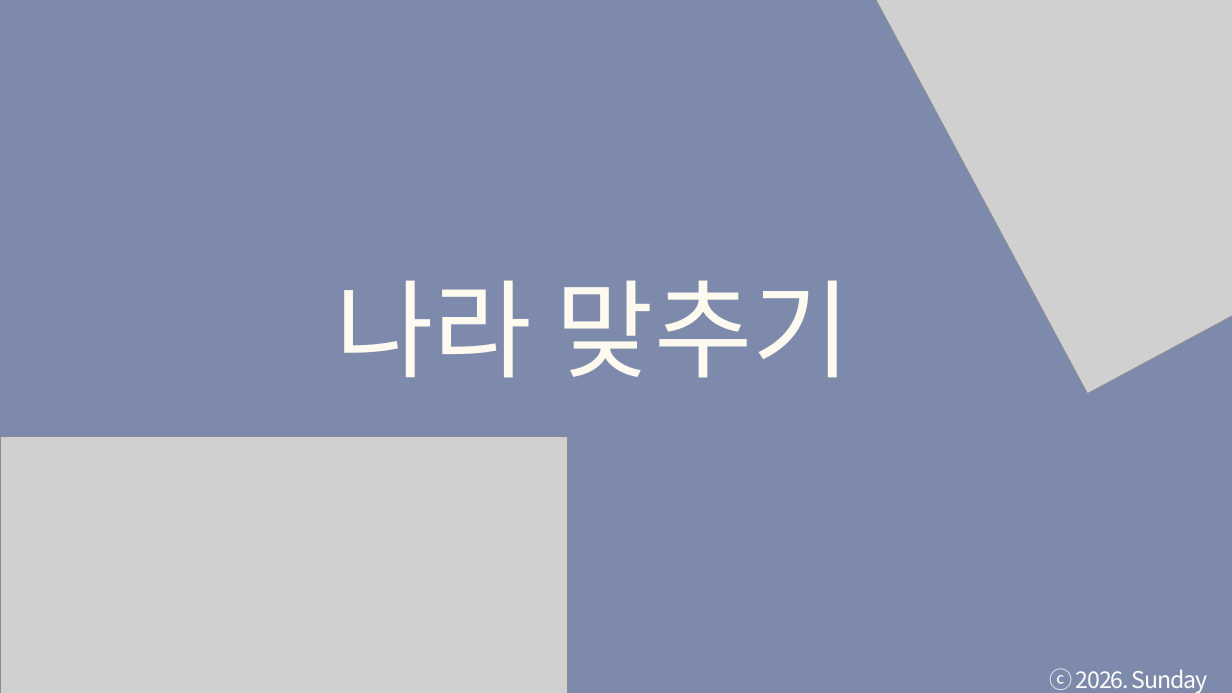
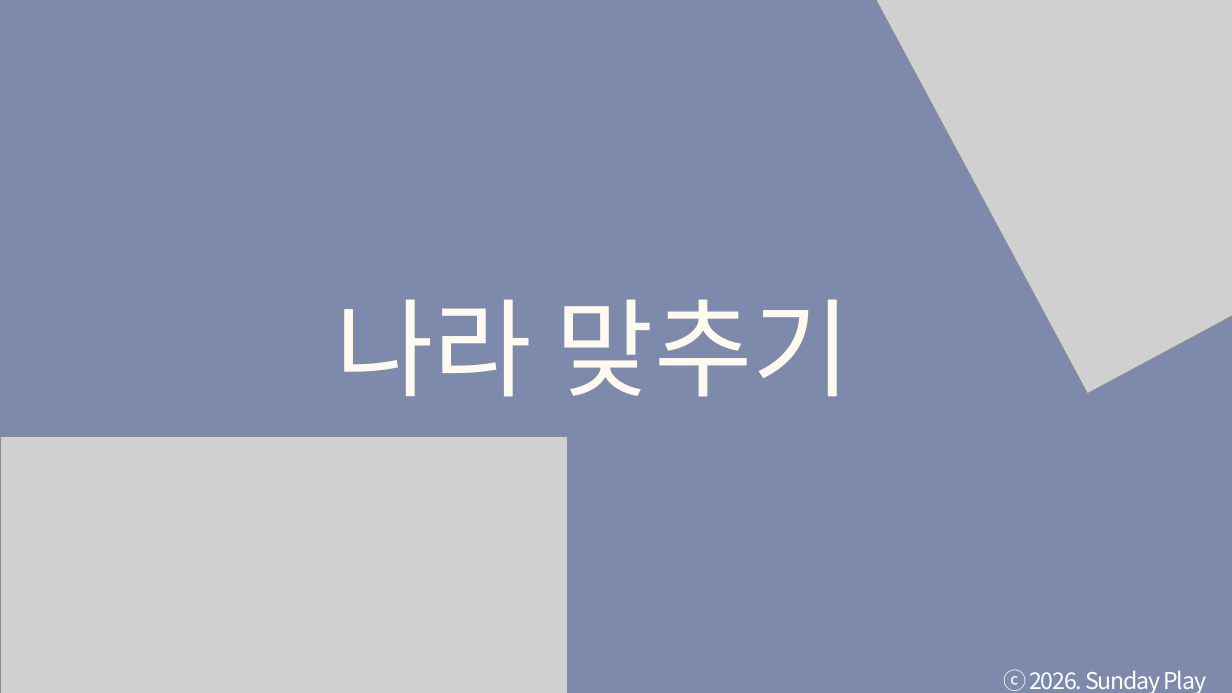
Before and after one commit to tkdgns25300/sunday_play, a slide deck: slide 1 of public/downloads/games/flag-quiz/rules.pptx. Drawn at 1232x693 pixels with LibreOffice and Linux fonts; fonts in the diff are those of the drawing; grey boxes stand for pictures. Boxes give left, top, right and bottom in pixels: in the first picture for what was removed or moved away, otherwise in the second. Text is boxed around its words. In the diff, an @@ line names an element or a change of style, - is before the commit and + after.

```diff
--- a/public/downloads/games/flag-quiz/rules.pptx
+++ b/public/downloads/games/flag-quiz/rules.pptx
@@ text "나라 맞추기": place and size @@
-text "나라 맞추기" at [335, 280, 851, 378]
+text "나라 맞추기" at [335, 299, 851, 397]
@@ text "나라 맞추기" at [335, 299, 851, 397]: font Lato to Noto Sans CJK KR @@
@@ text "ⓒ 2026. Sunday Play" rewrapped from [1050, 668, 1207, 693] to [1003, 669, 1206, 693] @@
```
Also in this commit, not shown: 33 other slides changed, 1 slide added, 3 other files.
